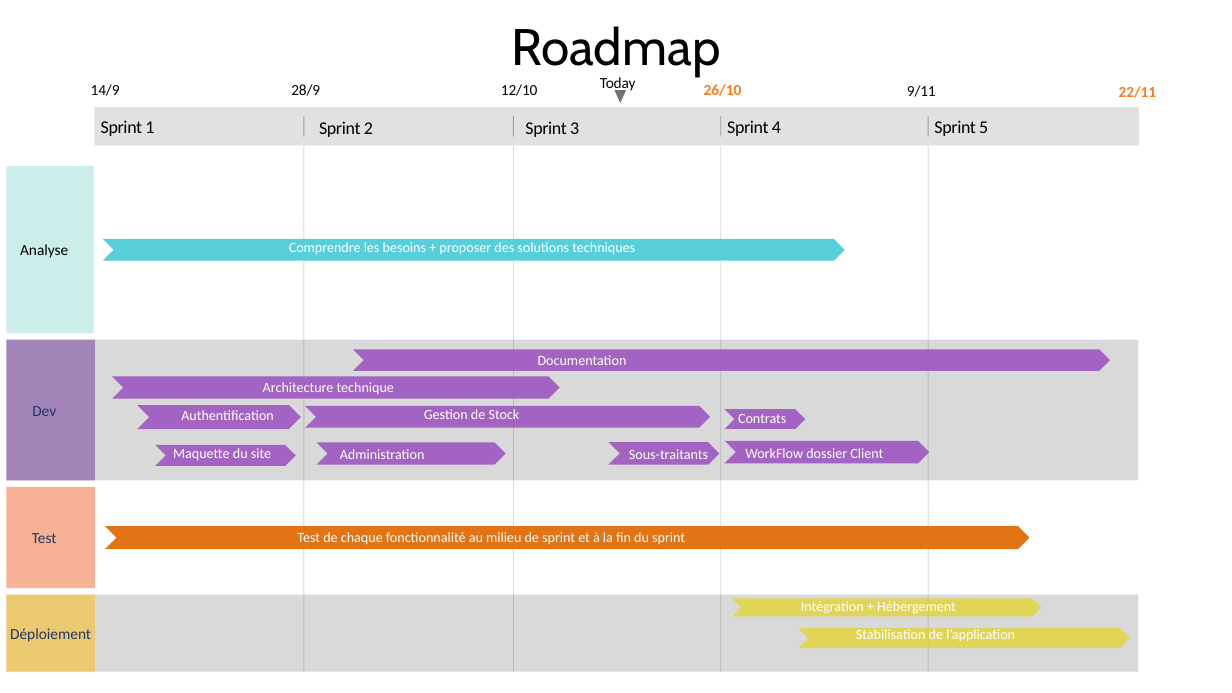
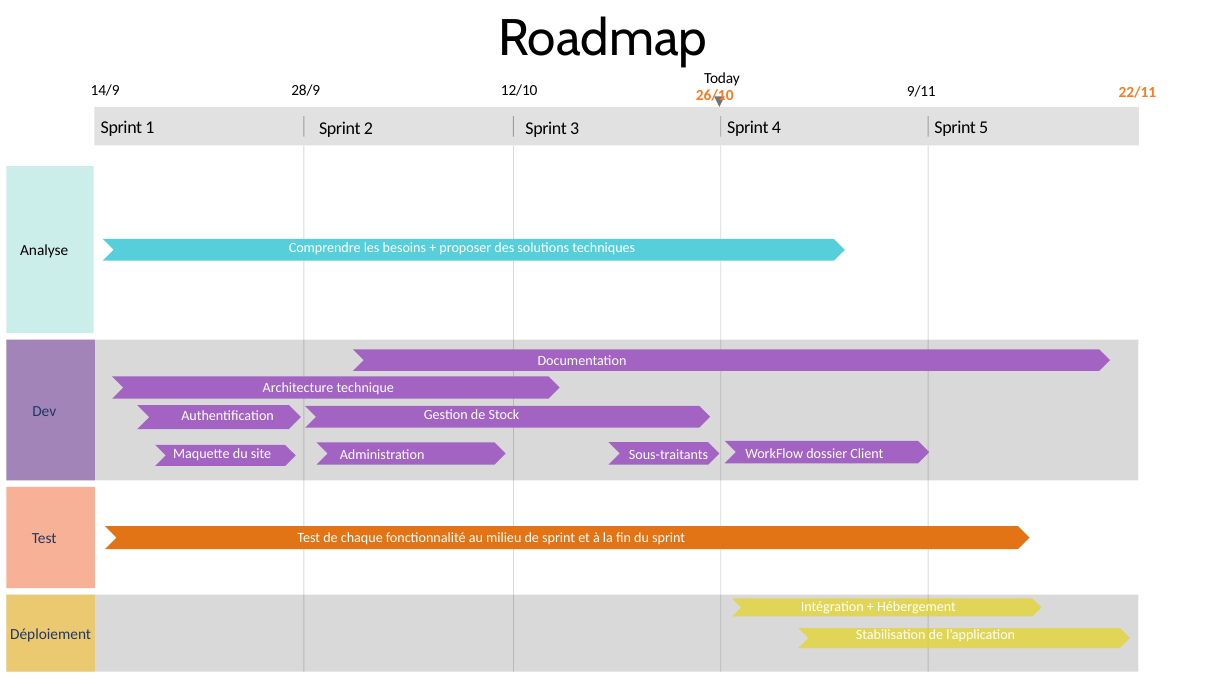
Before and after one commit to hech2030/Promes, a slide deck: slide 24 of Documentation/Roadmap.pptx. Drawn at 1232x693 pixels with LibreOffice and Linux fonts; fonts in the diff are those of the drawing. Boxes give left, top, right and bottom in pixels: in the first picture for what was removed or moved away, otherwise in the second. Text is boxed around its words. In the diff, an @@ line names an element or a change of style, - is before the commit and + after.

```diff
--- a/Documentation/Roadmap.pptx
+++ b/Documentation/Roadmap.pptx
@@ text "Roadmap": place and size @@
-text "Roadmap" at (511,26,720,76)
+text "Roadmap" at (498,16,707,66)
@@ text "Today": place and size @@
-text "Today" at (600,77,636,93)
+text "Today" at (704,72,740,86)
@@ text "26/10" rewrapped from (704,84,742,96) to (696,89,734,105) @@
@@ triangle: place and size @@
-triangle at (615,91,626,104)
+triangle at (714,96,725,106)
@@ chevron removed at (725,409,805,429) @@
@@ text removed at (738,414,786,423) @@
-Contrats
```
Also in this commit, not shown: 21 other files.
